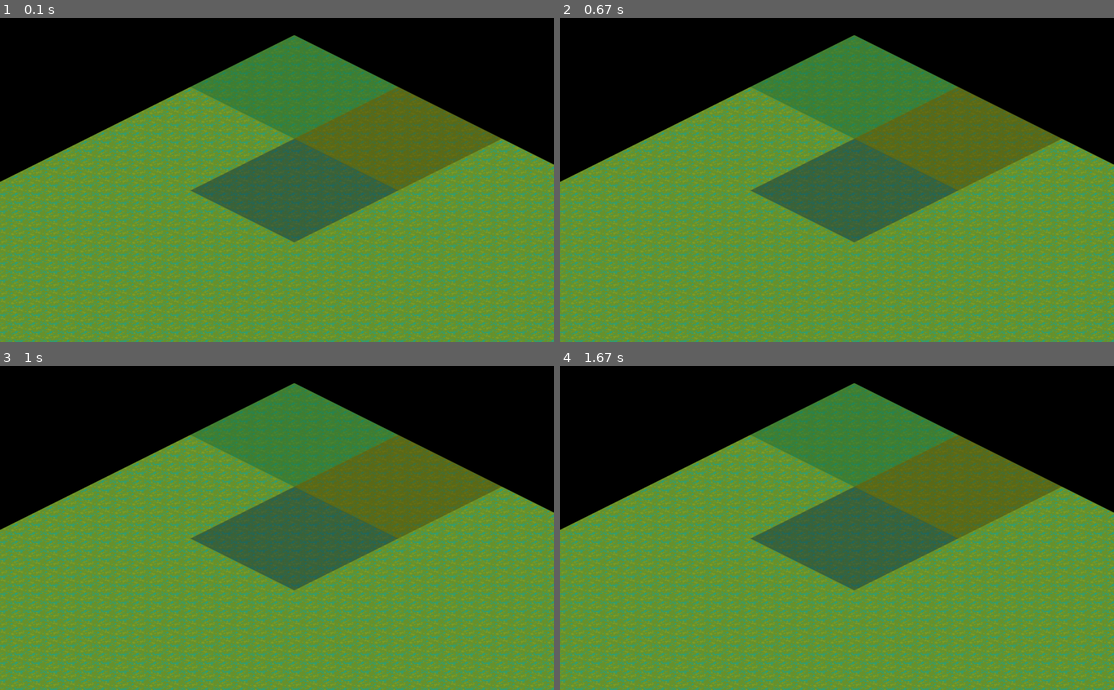
Above: before the commit, frames 1-4 (two rows, left to right).
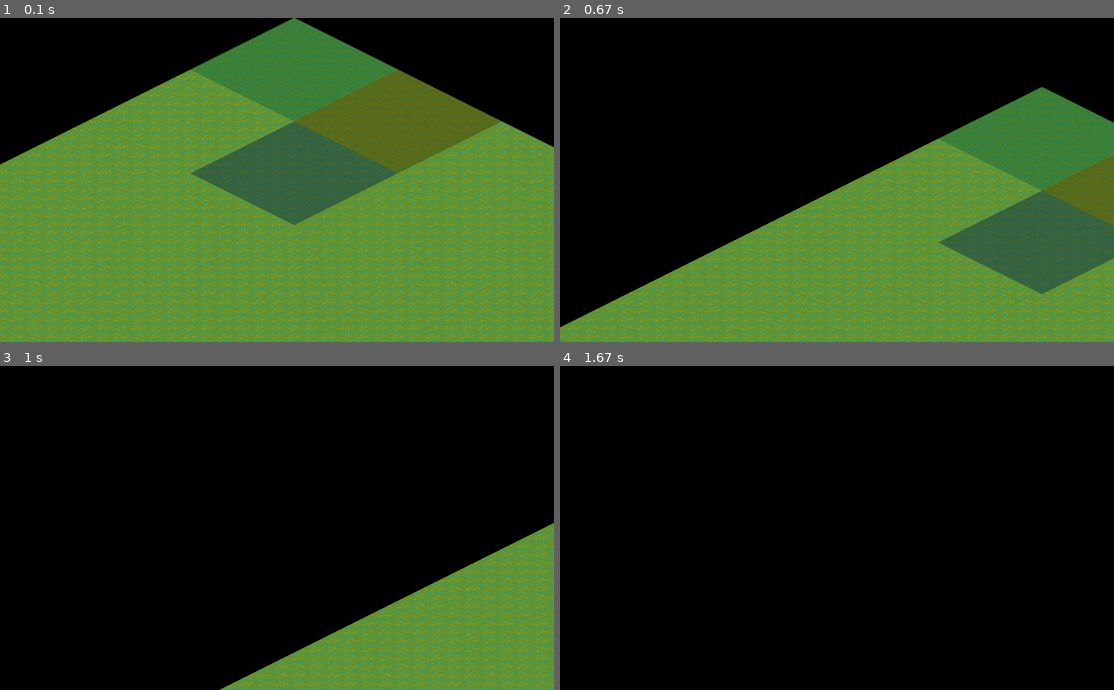
Above: after the commit, the same moments.

Repository: lugkhast/BaliwanPH
Game: pygame game, started from baliwan.py
The game is run twice, just before and just after one commit, with the same random seed, the same clock (stepped at 60 frames per second) and the same inputs. The source is Python 2; it was converted automatically to run under Python 3.
Inputs (mouse positions are in pixels of both pictures, inside the frame that each line leads up to):
- Up to frame 1 (0.1 s): no input
- Up to frame 2 (0.67 s): press the mouse at (704, 183) at 0.37 s; move the mouse to (798, 215) at 0.47 s; release the mouse at (892, 251) at 0.6 s
- Up to frame 3 (1 s): press the mouse at (144, 531) at 0.7 s; move the mouse to (243, 544) at 0.8 s; release the mouse at (343, 557) at 0.93 s
- Up to frame 4 (1.67 s): press the mouse at (704, 531) at 1.03 s; move the mouse to (759, 570) at 1.13 s; release the mouse at (809, 612) at 1.27 s; press the mouse at (704, 531) at 1.37 s; move the mouse to (842, 553) at 1.47 s; release the mouse at (981, 579) at 1.6 s

The runs differ from the first frame. In frame 1, 12% of the frame differs, in the area x 0-100%, y 0-70%; in frame 2, 56%; in frame 3, 63%; in frame 4, 73%, in the area x 0-100%, y 5-100%.

Commit message:
The Baliwan world is now scrollable in GLORIOUS 60fps
 - ...probably. Rendering is still naive and inefficient.

Diff:
--- a/renderers/pygame/app.py
+++ b/renderers/pygame/app.py
@@ -8,6 +8,26 @@
     def __init__(self, city):
         pygame.init()
         self.city = city
+        self.move_key_active = False
+        self.view_offset = (0, 0)
+
+    def _mouse_button_pressed(self, event):
+        if event.button is 1:
+            print 'Start moving screen!'
+            self.move_key_active = True
+
+    def _mouse_button_released(self, event):
+        if event.button is 1:
+            print 'Stop moving screen!'
+            self.move_key_active = False
+
+    def _mouse_moved(self, event):
+        if self.move_key_active:
+            print event
+
+            (cur_x, cur_y) = self.view_offset
+            (moved_x, moved_y) = event.rel
+            self.view_offset = (cur_x + moved_x, cur_y + moved_y)
 
     def start(self):
         self.display_surface = pygame.display.set_mode((1024, 600))
@@ -21,8 +41,14 @@
                 if event.type == QUIT:
                     pygame.quit()
                     running = False
+                elif event.type == MOUSEBUTTONDOWN:
+                    self._mouse_button_pressed(event)
+                elif event.type == MOUSEBUTTONUP:
+                    self._mouse_button_released(event)
+                elif event.type == MOUSEMOTION:
+                    self._mouse_moved(event)
 
             if running:
-                renderer.get_screen(self.display_surface)
+                renderer.get_screen(self.display_surface, self.view_offset)
                 pygame.display.update()
-                fps_clock.tick(30)
+                fps_clock.tick(60)
--- a/renderers/pygame/renderer.py
+++ b/renderers/pygame/renderer.py
@@ -35,7 +35,7 @@
             print 'Got unknown tile!'
             return self.textures.BLANK
 
-    def get_screen(self, surface):
+    def get_screen(self, surface, offset):
         """
         Renders the Baliwan world.
 
@@ -50,9 +50,11 @@
 
         initial_pos_x = width / 2
 
+
+        surface.fill(pygame.Color(0, 0, 0))
         for x in range(0, grid_width):
-            pos_x = initial_pos_x - (32 * x)
-            pos_y = 16 * x + TOP_OFFSET
+            pos_x = initial_pos_x - (32 * x) + offset[0]
+            pos_y = 16 * x + offset[1]
             for y in range(0, grid_height):
                 # Render the landscape layer
                 surface.blit(textures.LANDSCAPE_PLAINS, (pos_x, pos_y))
